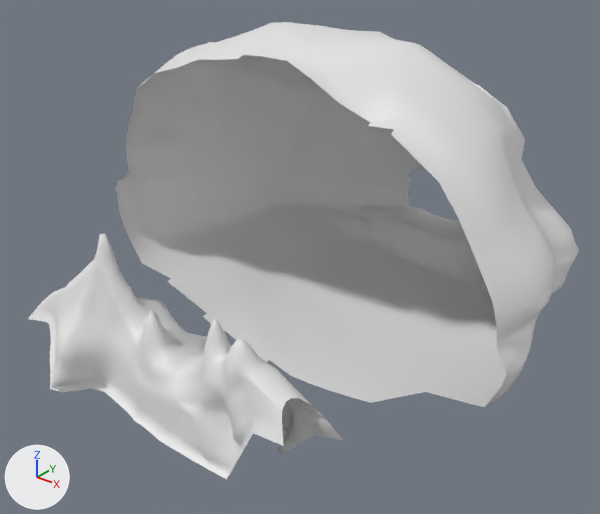
The Blender file models/room04/room04b.blend, before and after one commit.
Before and after are seen from a 50 mm camera at (53.4, -131.1, 21.1) aimed at (2.3, -67.2, -18.4). The lights are fixed; the arrows at lower left show +X, +Y and +Z.

Names of what the first picture shows: 'room04b_large_cavern', 'room04b_ridge'.
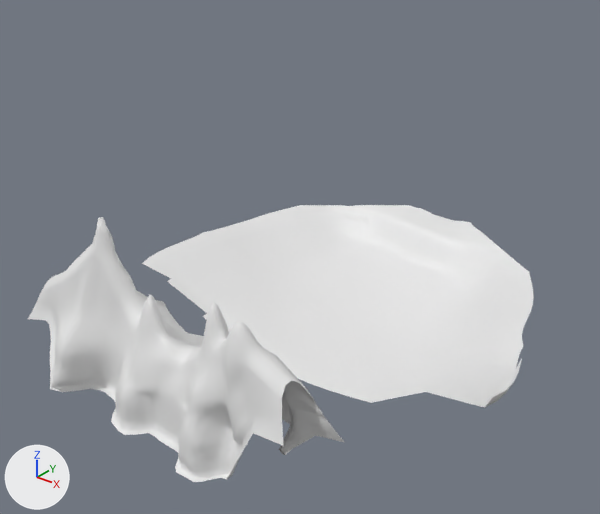
Commit message: room04b: copied from glass work creating little cave / sculpting range

The edits, one by one:
me_circle_008 is used by ob_room04b_ridge; location (0.0, 0.0, -13.0).
me_circle_008 had 2220 vertices, 2108 faces and spanned x -18.5..20.2, y -91.7..-74.5, z -19.5..0.2.
me_circle_008 now has 2240 vertices, 2128 faces and spans x -18.5..20.2, y -91.7..-74.5, z -19.9..1.9.
me_circle_008 part 1: 1360 vertices moved from x -17.8..20.2, y -88.7..-74.6, z -19.5..0.2 to x -17.8..20.2, y -90.8..-74.6, z -19.9..1.9; 48 vertices removed from x -16.9..17.2, y -87.4..-76.6, z -17.9..-5.4; 68 vertices added at x -16.9..17.2, y -87.4..-76.6, z -17.9..-3.7.
Object 'room04b_large_cavern' (ob_room04b_large_cavern) gains a MASK modifier named 'Mask.002'.
Modifier setting: vertex_group = 'bottom'.

Boxes (x1, y1, x2, y2) around the edits, measured in the pictures (600 x 514 px):
'room04b_large_cavern', modifiers changed
    before: (116, 22, 579, 408)
    after: (142, 205, 534, 408)
'room04b_ridge', reshaped (8% taller)
    before: (28, 233, 344, 479)
    after: (28, 217, 344, 482)
